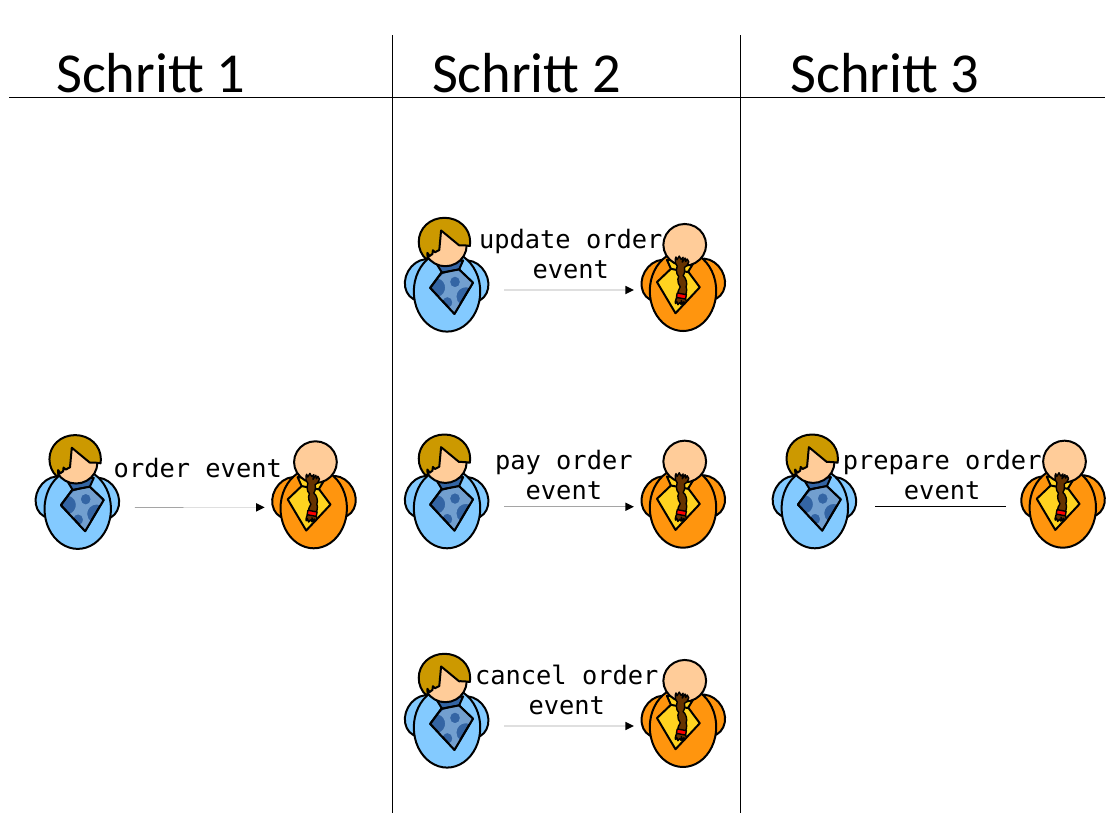
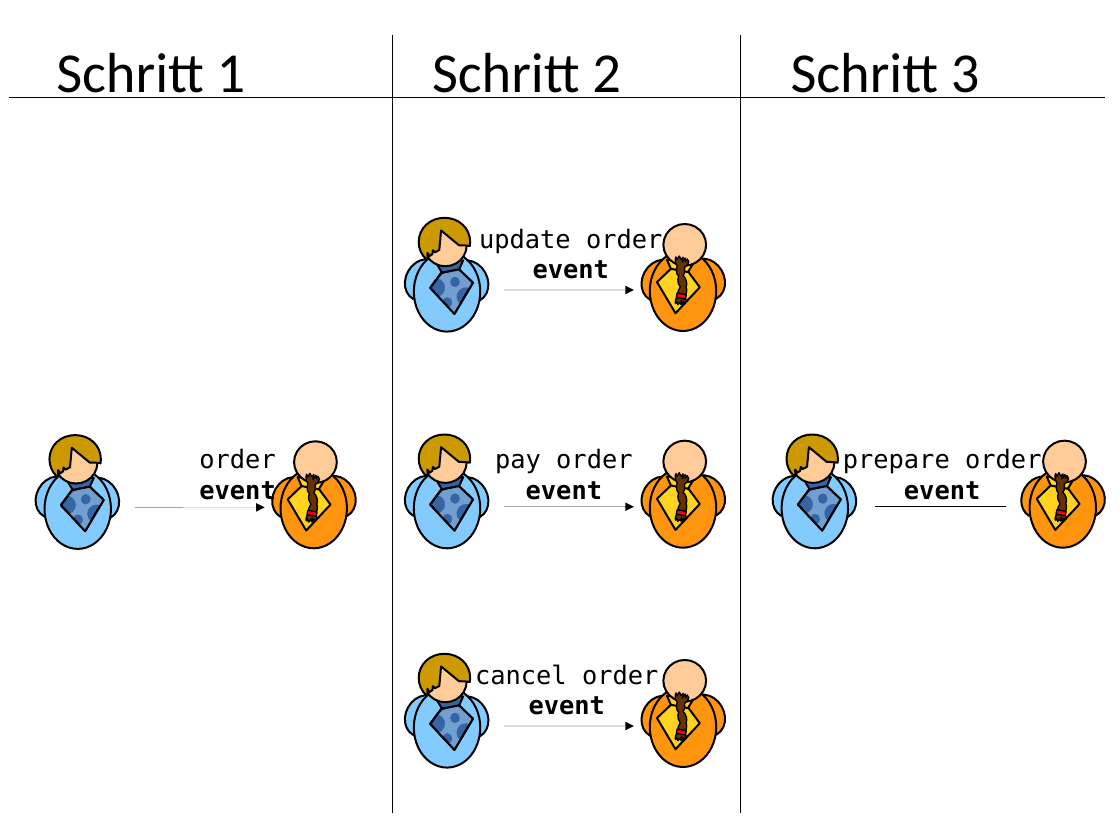
Before and after one commit to xdoo/schema_evolution_demo, a slide deck: slide 43 of Folien.odp (slide 35 before the commit). Drawn at 1120x840 pixels with LibreOffice and Linux fonts; fonts in the diff are those of the drawing. Boxes give left, top, right and bottom in pixels: in the first picture for what was removed or moved away, otherwise in the second. Text is boxed around its words. In the diff, an @@ line names an element or a change of style, - is before the commit and + after.

```diff
--- a/Folien.odp
+++ b/Folien.odp
@@ text at [533, 260, 609, 279]: bold on in "event" @@
@@ text at [199, 448, 275, 505]: text changed @@
-order event
+order
+event
@@ text at [526, 481, 602, 500]: bold on in "event" @@
@@ text at [904, 481, 980, 500]: bold on in "event" @@
@@ text at [529, 696, 605, 715]: bold on in "event" @@
```
Also in this commit, not shown: 17 slides added, 1 slide removed, 1 other file.
